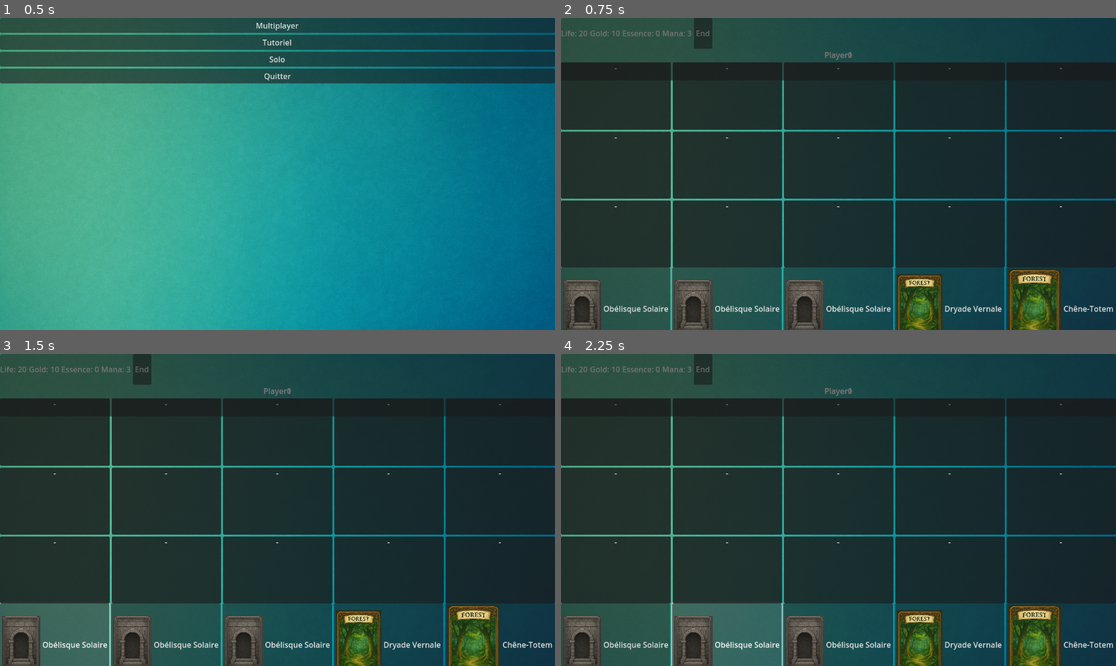
Above: before the commit, frames 1-4 (two rows, left to right).
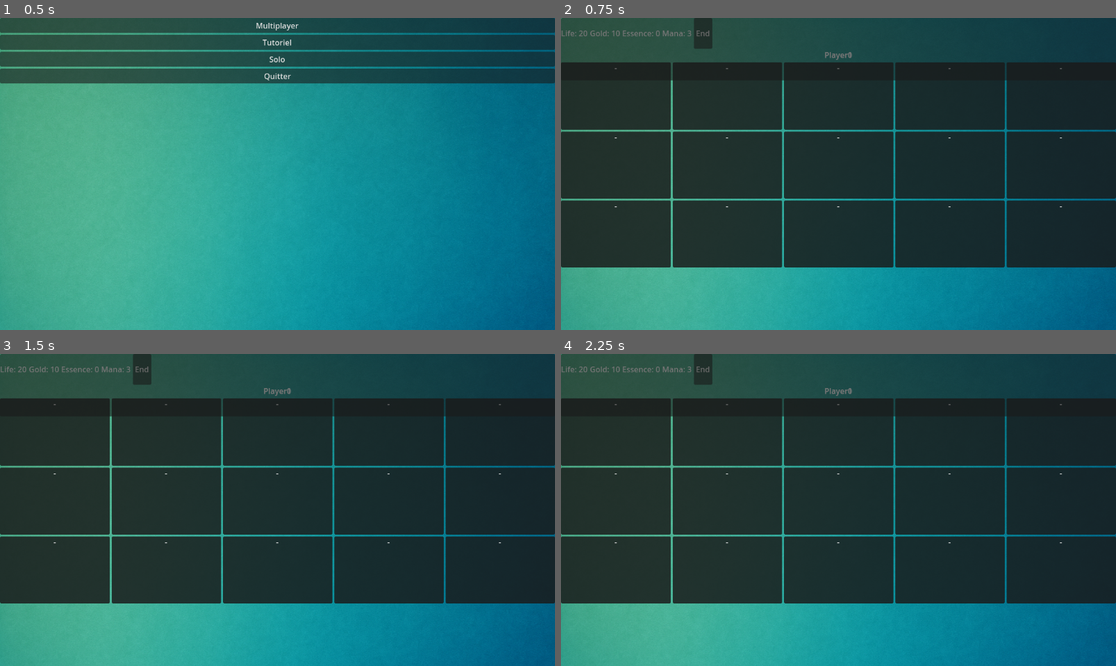
Above: after the commit, the same moments.

Repository: cbCielblanc/deckbuilding
Game: Godot game, scene res://scenes/MainMenu.tscn
Two runs of this game, one before a commit and one after it. Both use one fixed random seed, a clock stepped at 60 frames per second and the inputs below.
Inputs (mouse positions are in pixels of both pictures, inside the frame that each line leads up to):
- Up to frame 1 (0.5 s): no input
- Up to frame 2 (0.75 s): click "Tutoriel" at 0.5 s
- Up to frame 3 (1.5 s): click (55, 644) at 1.25 s, where only the run before the commit has a clickable "Obélisque Solaire"
- Up to frame 4 (2.25 s): click (727, 644) at 2 s, where only the run before the commit has a clickable "Obélisque Solaire"

Frame 1 is identical in both runs. In frame 2, 20% of the frame differs, in the area x 0-100%, y 79-100%; in frame 3, 20%; in frame 4, 20%.
Error after the commit: Parse Error: Unindent doesn't match the previous indentation level. (res://ui/card_button.gd:28)

Commit message:
Center card visuals

Diff:
--- a/scripts/game_manager.gd
+++ b/scripts/game_manager.gd
@@ -23,6 +23,7 @@
 	p.mana -= cost
 	p.emit_stats()
 	p.hand.erase(card)
+	p.emit_signal("hand_changed", p)
 
 	if card.card_type == constants.CardType.SPELL:
 		var eff : Dictionary = card.effects.get(SeasonManager.current(), {})
@@ -34,6 +35,7 @@
 		var pos := _find_slot(p)
 		if pos:
 			board.place_card(p, card, pos.x, pos.y)
+			board.remove_dead()
 	EventBus.emit("card_played")
 
 func _find_slot(p:Player) -> Vector2i:
@@ -104,6 +106,7 @@
 # ---------------------------------------------------------------- callbacks
 func _on_turn_end(p : Player) -> void:
 	BattleManager.full_attack(p, p.opponent())
+	board.remove_dead()
 
 	turn_idx = (turn_idx + 1) % players.size()
 	if turn_idx == 0:
@@ -119,6 +122,7 @@
 			if u.status.burn   > 0: u.damage(u.status.burn)
 			if u.status.poison > 0: u.damage(u.status.poison)
 			if u.status.frozen > 0: u.status.frozen = 0
+	board.remove_dead()
 
 func _on_season_start(_season:int) -> void:
 	terrain.season_update(SeasonManager.current())
--- a/ui/board_ui.gd
+++ b/ui/board_ui.gd
@@ -68,6 +68,33 @@
 				else:
 					lbl_stats.text = ""
 				box.add_child(lbl_stats)
+				var lbl_cost := Label.new()
+				lbl_cost.horizontal_alignment = HORIZONTAL_ALIGNMENT_CENTER
+				if c:
+					var cost := 0
+					match c.card_type:
+						constants.CardType.UNIT:
+							cost = 2
+						constants.CardType.SPELL:
+							cost = 1
+						_:
+							cost = 3
+					lbl_cost.text = "Cost: %d" % cost
+				else:
+					lbl_cost.text = ""
+				box.add_child(lbl_cost)
+
+				var lbl_eff := Label.new()
+				lbl_eff.horizontal_alignment = HORIZONTAL_ALIGNMENT_CENTER
+				if c:
+					var actions : Array[String] = []
+					for key in c.effects.keys():
+						var eff : Dictionary = c.effects[key]
+						actions.append(eff.get("action", ""))
+					lbl_eff.text = "Eff: %s" % ", ".join(actions)
+				else:
+					lbl_eff.text = ""
+				box.add_child(lbl_eff)
 
 				cell.add_child(box)
 				grid.add_child(cell)
--- a/ui/card_button.gd
+++ b/ui/card_button.gd
@@ -10,29 +10,32 @@
 @export var size_ratio : float = 0.1
 
 const CARD_TEXTURES := {
-	   "Forest": preload("res://assets/cards/forest_card.png"),
-	   "Desert": preload("res://assets/cards/desert_card.png"),
-	   "Reef": preload("res://assets/cards/reef_card.png"),
-	   "Swamp": preload("res://assets/cards/swamp_card.png"),
-	   "Tundra": preload("res://assets/cards/tundra_card.png"),
-	   "Volcano": preload("res://assets/cards/volcano_card.png"),
-	   "Neutral": preload("res://assets/cards/neutral_structure.png")
+	"Forest": preload("res://assets/cards/forest_card.png"),
+	"Desert": preload("res://assets/cards/desert_card.png"),
+	"Reef": preload("res://assets/cards/reef_card.png"),
+	"Swamp": preload("res://assets/cards/swamp_card.png"),
+	"Tundra": preload("res://assets/cards/tundra_card.png"),
+	"Volcano": preload("res://assets/cards/volcano_card.png"),
+	"Neutral": preload("res://assets/cards/neutral_structure.png")
 }
 
 signal dragged(card : Card)
 
 func _ready() -> void:
-	text = card_data.name
-	icon = CARD_TEXTURES.get(card_data.biome, CARD_TEXTURES["Neutral"])
-	expand_icon = true
+       text = ""
+       icon = null
+       expand_icon = false
+       icon_alignment = HORIZONTAL_ALIGNMENT_CENTER
 	var width := get_viewport_rect().size.x * size_ratio
 	custom_minimum_size = Vector2(width, width * 1.5)
 
-				# tooltip avec coût et statistiques
+	# tooltip avec coût et statistiques
 	var cost := 3
 	match card_data.card_type:
-		constants.CardType.UNIT: cost = 2
-		constants.CardType.SPELL: cost = 1
+		constants.CardType.UNIT:
+			cost = 2
+		constants.CardType.SPELL:
+			cost = 1
 
 	var stat_text := ""
 	if card_data.card_type == constants.CardType.UNIT:
@@ -40,19 +43,51 @@
 	elif card_data.card_type == constants.CardType.STRUCTURE:
 		stat_text = "HP: %d" % card_data.hp
 
-	var effect_str := ""
+	var actions : Array[String] = []
 	for key in card_data.effects.keys():
 		var e: Dictionary = card_data.effects[key]
-		effect_str += "%s: %s\n" % [key, e["action"]]
-		#effect_str += "%s: %s\n" % [key, card_data.effects[key].to_string()]
+		actions.append(e.get("action", ""))
 
-	tooltip_text = "Coût: %d\nStats: %s\n%s" % [cost, stat_text, effect_str]
+	tooltip_text = "Coût: %d\nStats: %s\n%s" % [cost, stat_text, "\n".join(actions)]
 
+       var box := VBoxContainer.new()
+       box.anchor_left = 0.0
+       box.anchor_top = 0.0
+       box.anchor_right = 1.0
+       box.anchor_bottom = 1.0
+
+       var icon_rect := TextureRect.new()
+       icon_rect.expand = true
+       icon_rect.stretch_mode = TextureRect.STRETCH_KEEP_ASPECT_CENTERED
+       icon_rect.texture = CARD_TEXTURES.get(card_data.biome, CARD_TEXTURES["Neutral"])
+       box.add_child(icon_rect)
+
+	var lbl_name := Label.new()
+	lbl_name.horizontal_alignment = HORIZONTAL_ALIGNMENT_CENTER
+	lbl_name.text = card_data.name
+	box.add_child(lbl_name)
+
+	var lbl_stats := Label.new()
+	lbl_stats.horizontal_alignment = HORIZONTAL_ALIGNMENT_CENTER
+	lbl_stats.text = stat_text
+	box.add_child(lbl_stats)
+
+	var lbl_cost := Label.new()
+	lbl_cost.horizontal_alignment = HORIZONTAL_ALIGNMENT_CENTER
+	lbl_cost.text = "Cost: %d" % cost
+	box.add_child(lbl_cost)
+
+	var lbl_eff := Label.new()
+	lbl_eff.horizontal_alignment = HORIZONTAL_ALIGNMENT_CENTER
+	lbl_eff.text = "Eff: %s" % ", ".join(actions)
+	box.add_child(lbl_eff)
+
+	add_child(box)
 	pressed.connect(_on_pressed)
 
 func _gui_input(event : InputEvent) -> void:
-		if event is InputEventMouseButton and event.button_index == MOUSE_BUTTON_LEFT and event.pressed:
-				emit_signal("dragged", card_data)
+	if event is InputEventMouseButton and event.button_index == MOUSE_BUTTON_LEFT and event.pressed:
+		emit_signal("dragged", card_data)
 
 func _on_pressed() -> void:
-		emit_signal("dragged", card_data)
+	emit_signal("dragged", card_data)
Not shown, changed: scripts/README.md
Not shown, changed: ui/README.md
